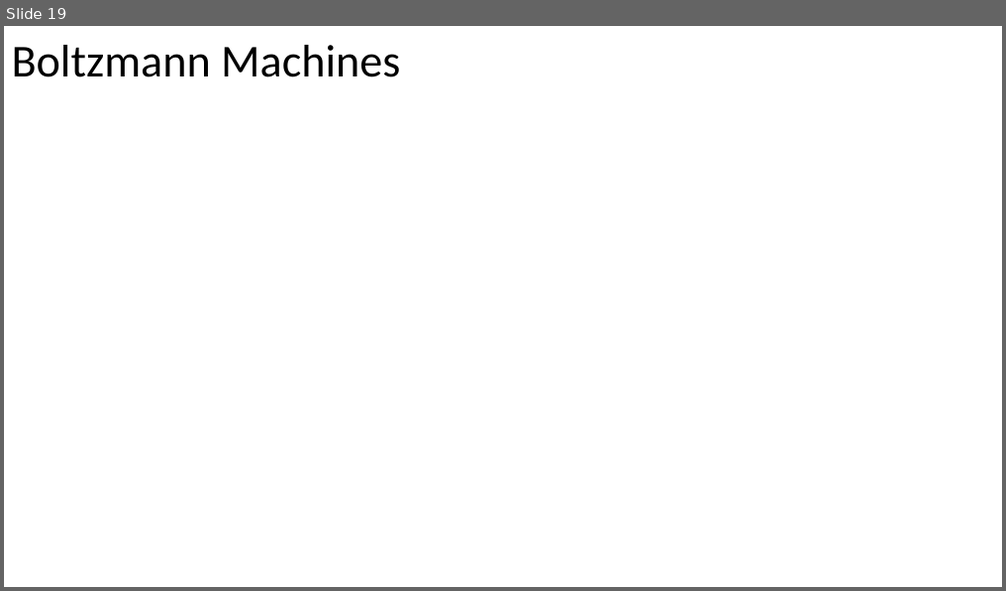
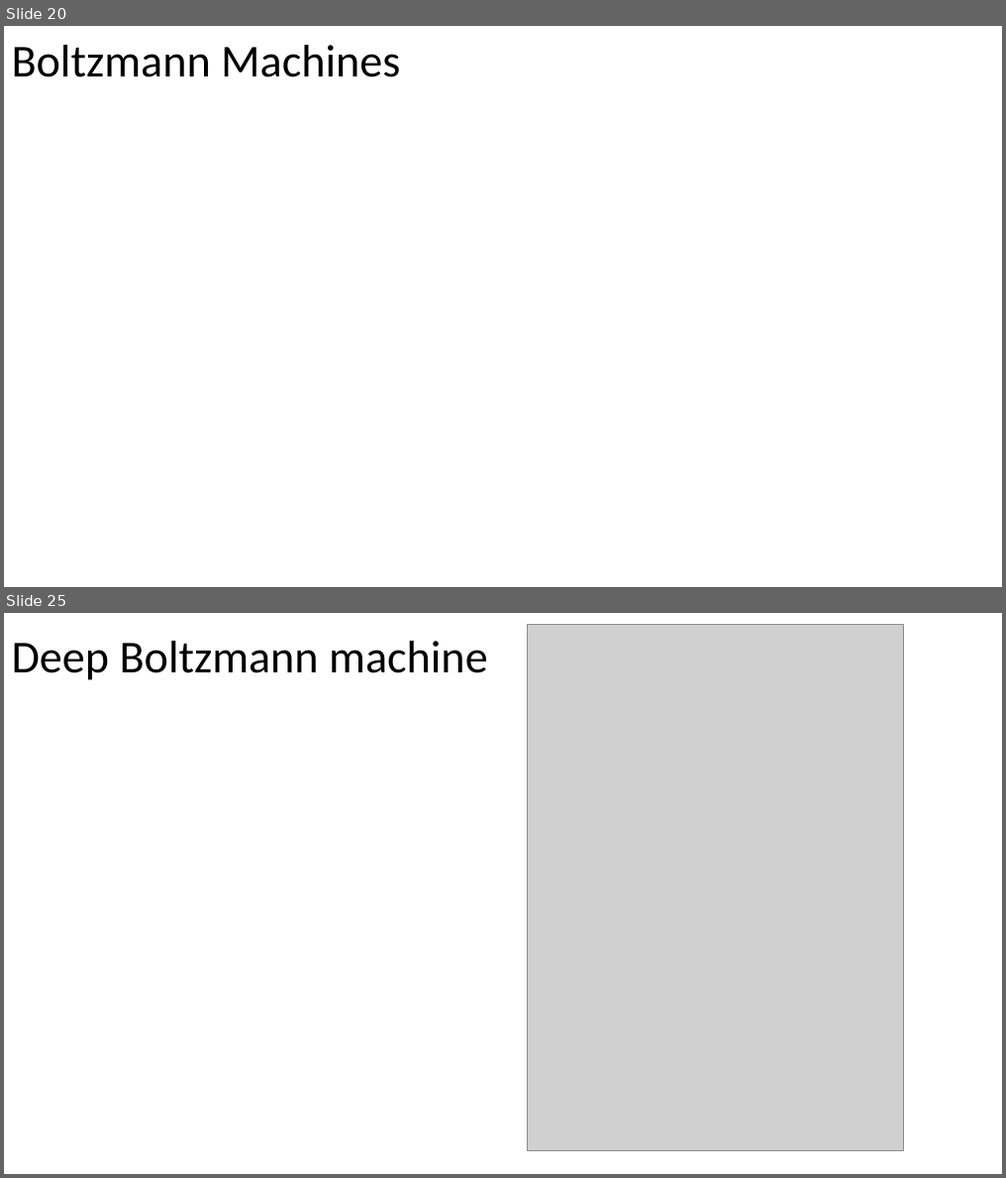
Before and after one commit to russellu/cs405, a slide deck: Lecture_32.pptx. Shown one above the other, each under a label of ours: slide 19 before the commit, slides 20 and 25 after it; the slides between them are not shown. The pictures are 1006x591 and 1006x1178 pixels, drawn with LibreOffice and Linux fonts; fonts in the diff are those of the drawing; grey boxes stand for pictures; background and template pictures are left out. Boxes give left, top, right and bottom in pixels: in the first picture for what was removed or moved away, otherwise in the second. Text is boxed around its words. In the diff, an @@ line names an element or a change of style, - is before the commit and + after.

```diff
--- a/Lecture_32.pptx
+++ b/Lecture_32.pptx
@@ slide 25 added at (4, 613, 1002, 1174), background #FFFFFF @@
@@ title added at (12, 641, 488, 680), 44 pt, text #000000 @@
+Deep Boltzmann machine
@@ picture added at (528, 624, 903, 1152) @@
@@ what was slide 19 is now slide 20 @@
```
Also in this commit, not shown: 3 slides changed, 8 other slides added, 10 slides removed, 1 other file.
